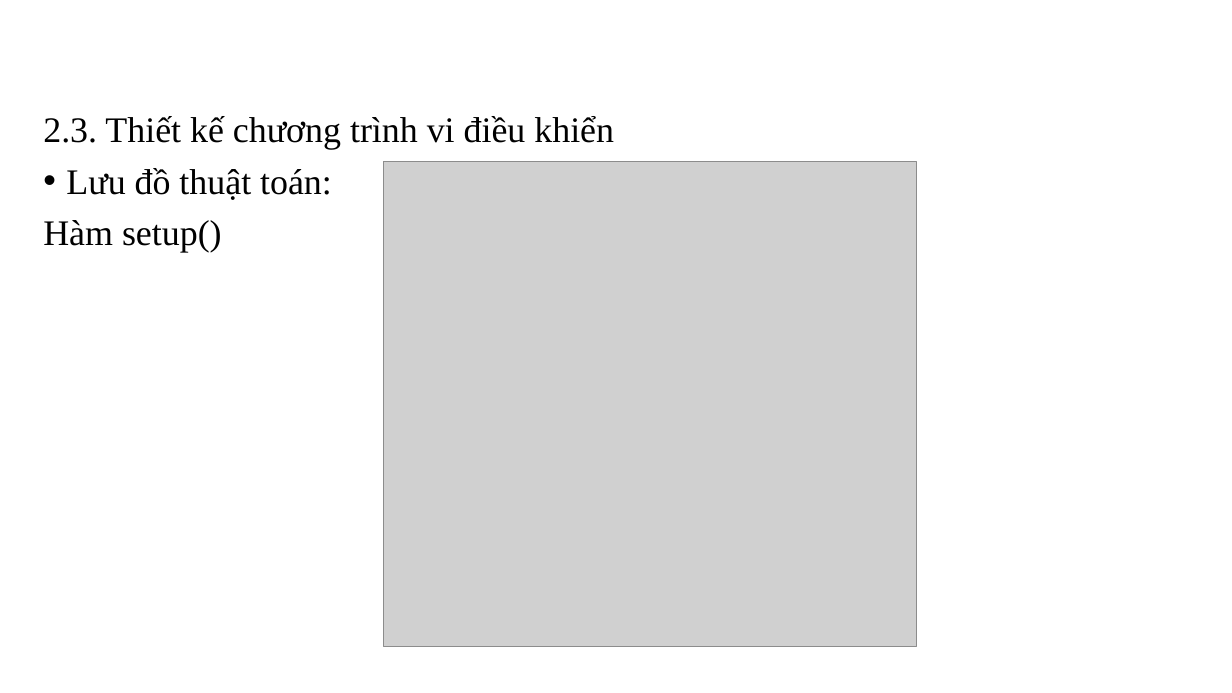
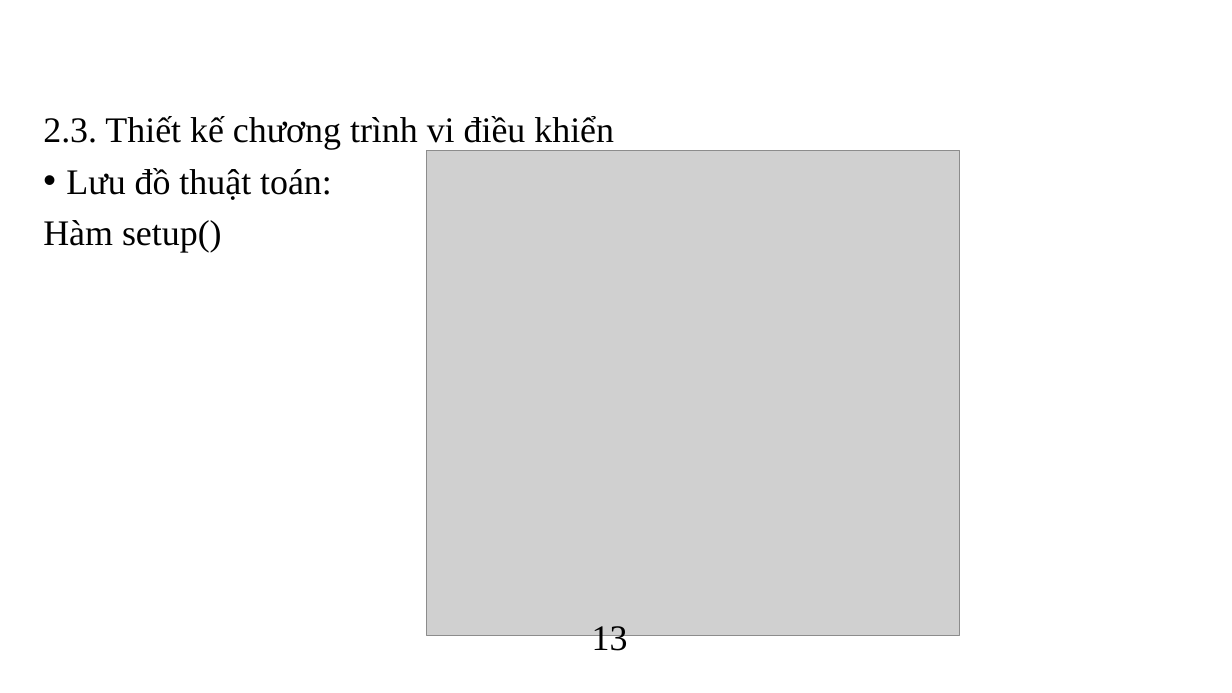
Before and after one commit to kurooroo/DATN, a slide deck: slide 16 of documents/Slide Đồ án tốt nghiệp_Nguyễn Tuấn Anh.pptx. Drawn at 1232x693 pixels with LibreOffice and Linux fonts; fonts in the diff are those of the drawing; grey boxes stand for pictures; background and template pictures are left out. Boxes give left, top, right and bottom in pixels: in the first picture for what was removed or moved away, otherwise in the second. Text is boxed around its words. In the diff, an @@ line names an element or a change of style, - is before the commit and + after.

```diff
--- a/documents/Slide Đồ án tốt nghiệp_Nguyễn Tuấn Anh.pptx
+++ b/documents/Slide Đồ án tốt nghiệp_Nguyễn Tuấn Anh.pptx
@@ picture: place and size @@
-picture at <box>384,161,917,646</box>
+picture at <box>427,150,960,635</box>
@@ text added at <box>592,626,628,657</box>, 28 pt, text #000000 @@
+13
```
Also in this commit, not shown: 21 other slides changed, 8 other files.
